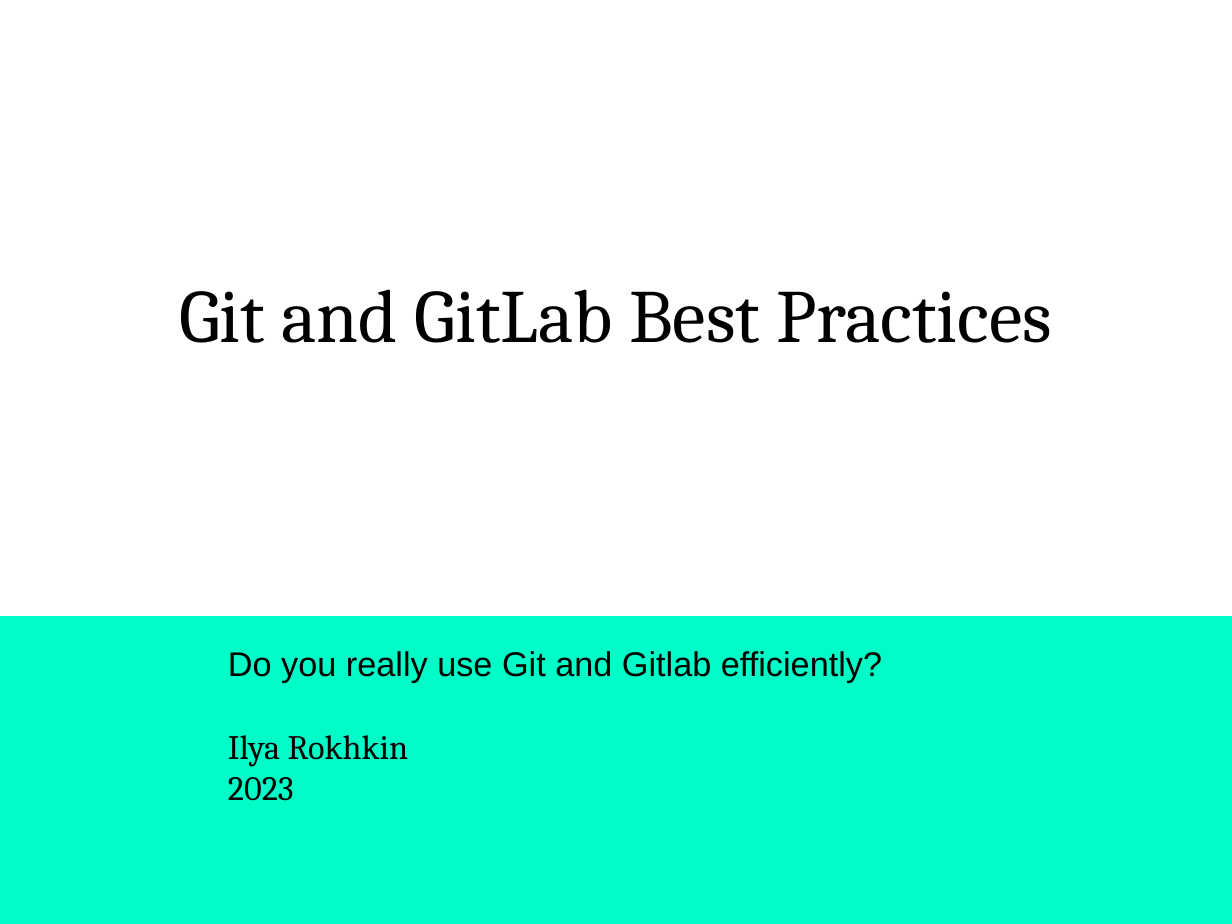
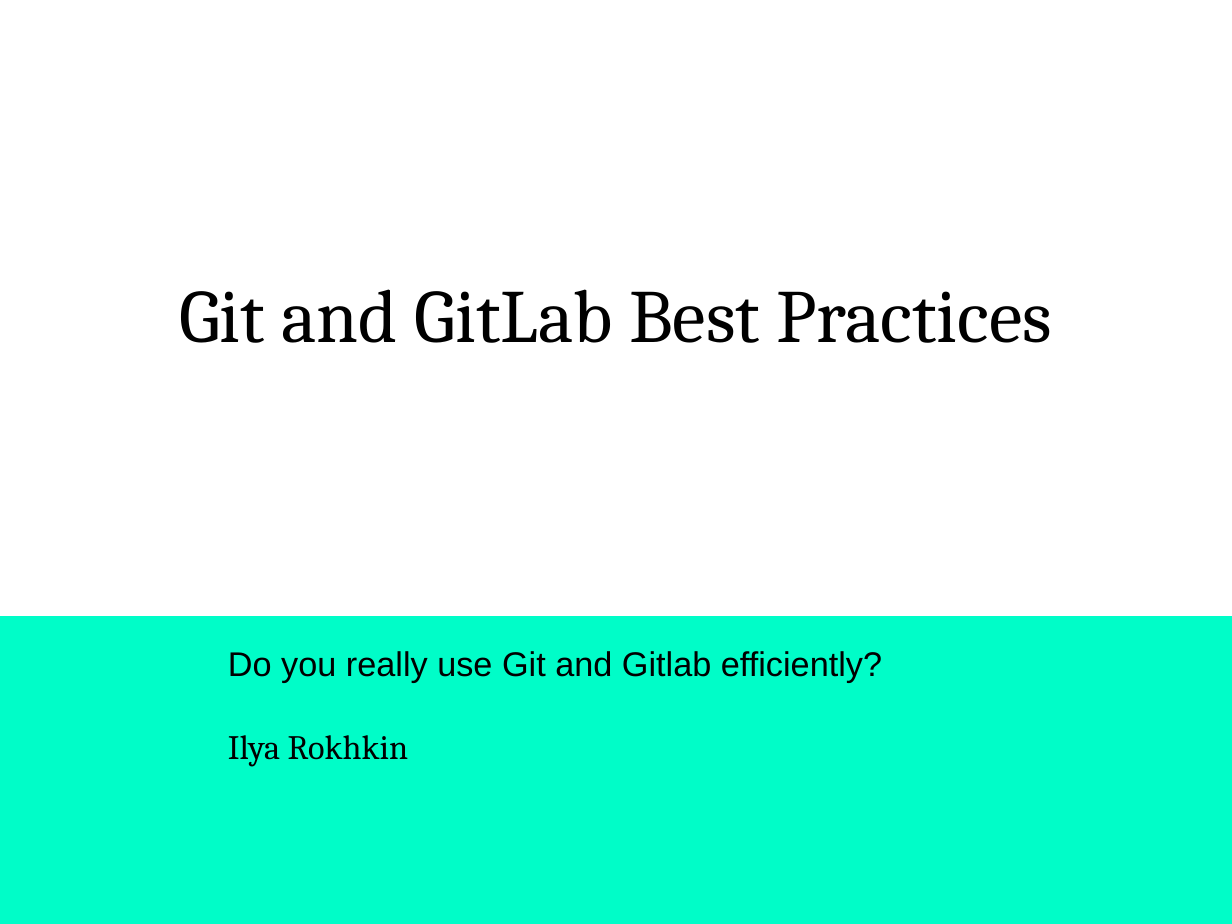
Before and after one commit to ilyaro/mysite, a slide deck: slide 1 of WorkStuff/Courses/Git/Git_Gitlab_Best_Practices/Git_Gitlab_BestPractices.pptx. Drawn at 1232x924 pixels with LibreOffice and Linux fonts; fonts in the diff are those of the drawing. Boxes give left, top, right and bottom in pixels: in the first picture for what was removed or moved away, otherwise in the second. Text is boxed around its words. In the diff, an @@ line names an element or a change of style, - is before the commit and + after.

Commit message:
last version of best practices from CKP

```diff
--- a/WorkStuff/Courses/Git/Git_Gitlab_Best_Practices/Git_Gitlab_BestPractices.pptx
+++ b/WorkStuff/Courses/Git/Git_Gitlab_Best_Practices/Git_Gitlab_BestPractices.pptx
@@ subtitle at (228, 777, 294, 801): paragraph removed @@
-2023
```
Also in this commit, not shown: 5 other slides changed.
